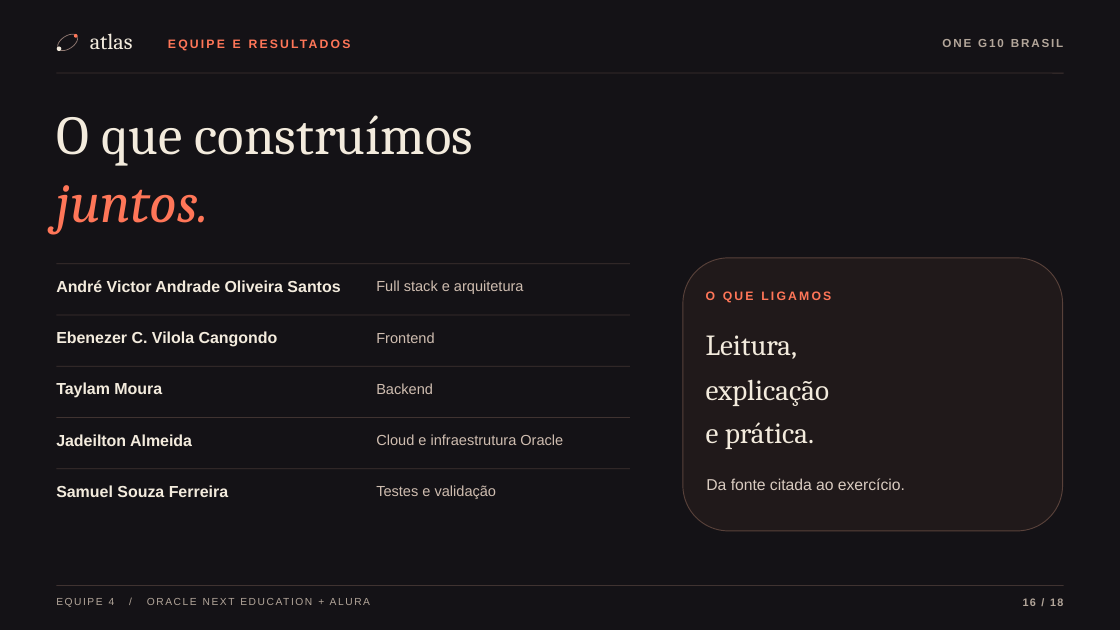
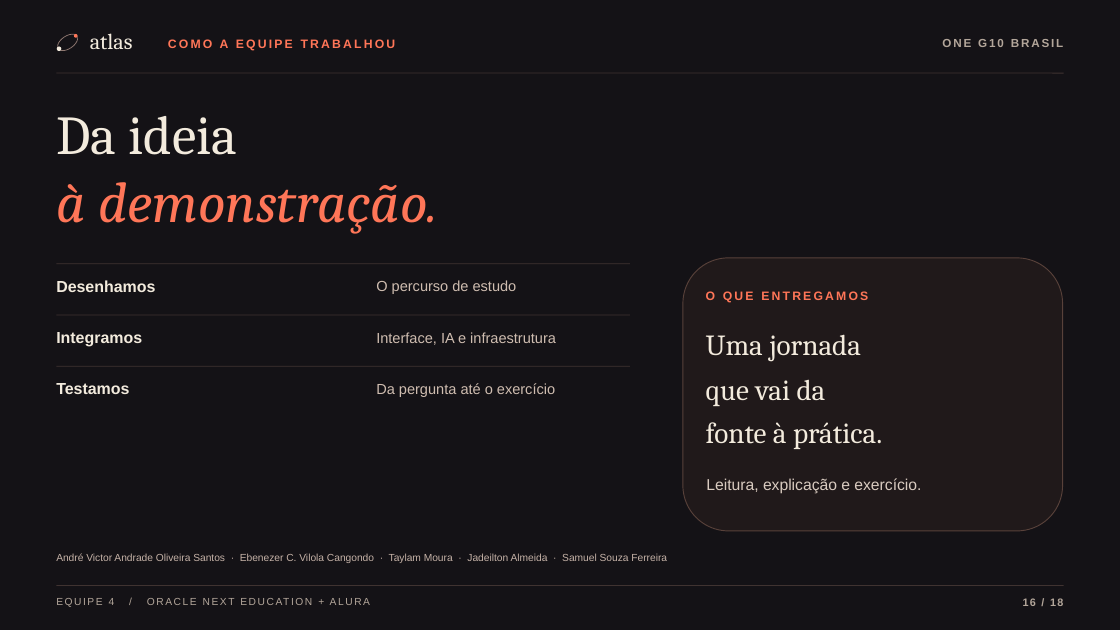
Before and after one commit to Oracle-hackatom-g10-team-4/Nova-mente-Solution, a slide deck: slide 16 of NovaMente-Atlas-Demo-Day-Estudo-e-Treinamento.pptx. Drawn at 1120x630 pixels with LibreOffice and Linux fonts; fonts in the diff are those of the drawing. Boxes give left, top, right and bottom in pixels: in the first picture for what was removed or moved away, otherwise in the second. Text is boxed around its words. In the diff, an @@ line names an element or a change of style, - is before the commit and + after.

Commit message:
docs: atualiza o PowerPoint com a abertura e os créditos revisados
Por quê: preservar a demonstração e refletir a nova abertura e o trabalho em equipe.

```diff
--- a/NovaMente-Atlas-Demo-Day-Estudo-e-Treinamento.pptx
+++ b/NovaMente-Atlas-Demo-Day-Estudo-e-Treinamento.pptx
@@ text at bbox=[168, 39, 396, 51]: text changed @@
-EQUIPE E RESULTADOS
+COMO A EQUIPE TRABALHOU
@@ text at bbox=[56, 116, 237, 155]: text changed @@
-O que construímos
+Da ideia
@@ text at bbox=[56, 182, 438, 234]: text changed @@
-juntos.
+à demonstração.
@@ text at bbox=[56, 280, 155, 292]: text changed @@
-André Victor Andrade Oliveira Santos
+Desenhamos
@@ text at bbox=[376, 280, 517, 294]: text changed @@
-Full stack e arquitetura
+O percurso de estudo
@@ text at bbox=[706, 291, 868, 303]: text changed @@
-O QUE LIGAMOS
+O QUE ENTREGAMOS
@@ text at bbox=[56, 332, 142, 347]: text changed @@
-Ebenezer C. Vilola Cangondo
+Integramos
@@ text at bbox=[376, 332, 556, 345]: text changed @@
-Frontend
+Interface, IA e infraestrutura
@@ text at bbox=[706, 334, 861, 362]: text changed @@
-Leitura,
+Uma jornada
@@ text at bbox=[56, 383, 129, 394]: text changed @@
-Taylam Moura
+Testamos
@@ text at bbox=[376, 383, 555, 397]: text changed @@
-Backend
+Da pergunta até o exercício
@@ text at bbox=[706, 379, 826, 406]: text changed @@
-explicação
+que vai da
@@ line removed from (56, 418) to (630, 418) @@
@@ text removed at bbox=[376, 434, 563, 445] @@
-Cloud e infraestrutura Oracle
@@ text at bbox=[706, 422, 882, 449]: text changed @@
-e prática.
+fonte à prática.
@@ line removed from (56, 469) to (630, 469) @@
@@ text at bbox=[706, 478, 921, 494]: text changed @@
-Da fonte citada ao exercício.
+Leitura, explicação e exercício.
@@ text removed at bbox=[56, 485, 228, 497] @@
-Samuel Souza Ferreira
@@ text removed at bbox=[376, 485, 497, 499] @@
-Testes e validação
@@ text at bbox=[56, 553, 667, 563]: text changed; size 13.7 to 8.8 pt; text colour #F3EBDD to #C4B1A6; bold off @@
-Jadeilton Almeida
+André Victor Andrade Oliveira Santos · Ebenezer C. Vilola Cangondo · Taylam Moura · Jadeilton Almeida · Samuel Souza Ferreira
```
Also in this commit, not shown: 1 other slide changed.
